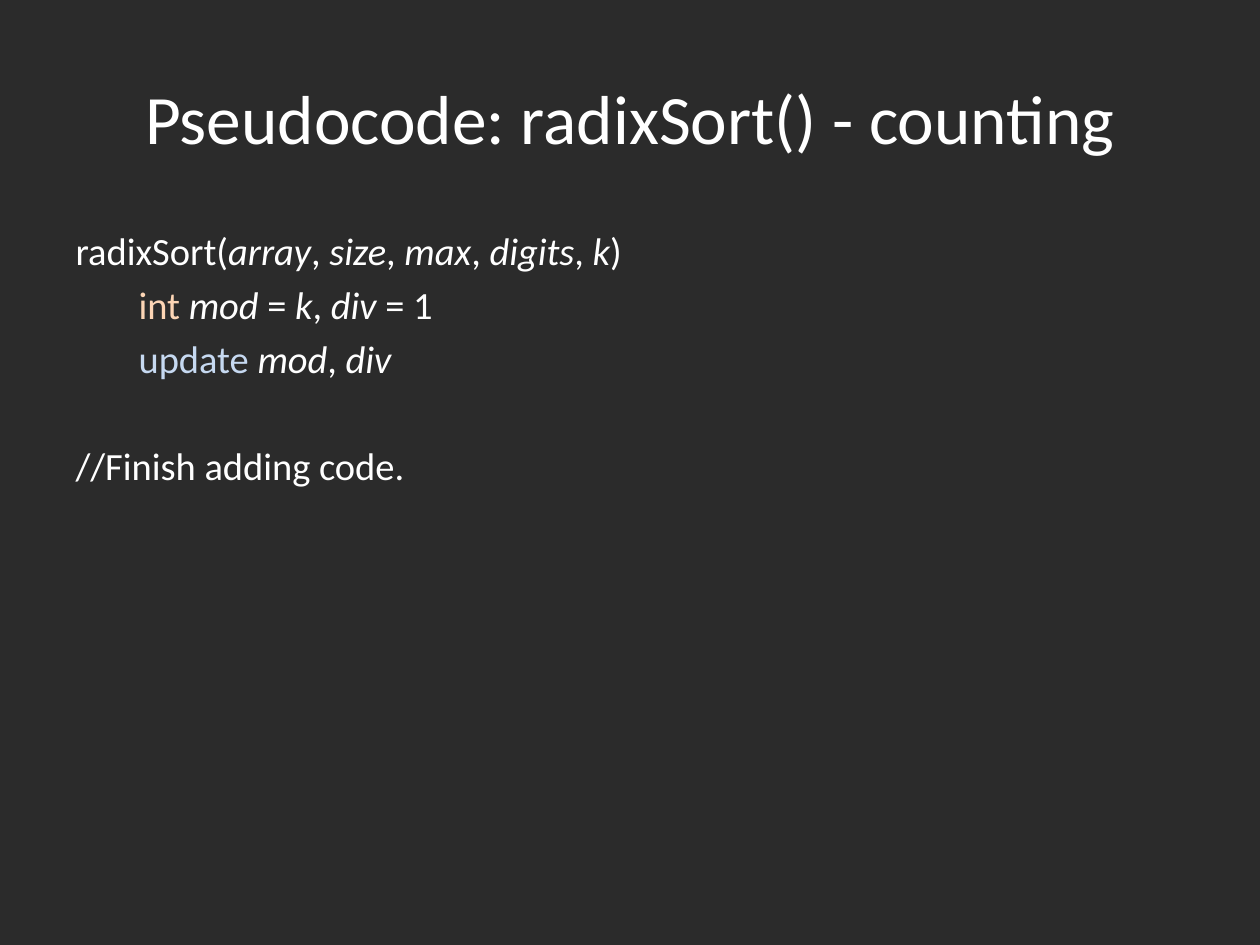
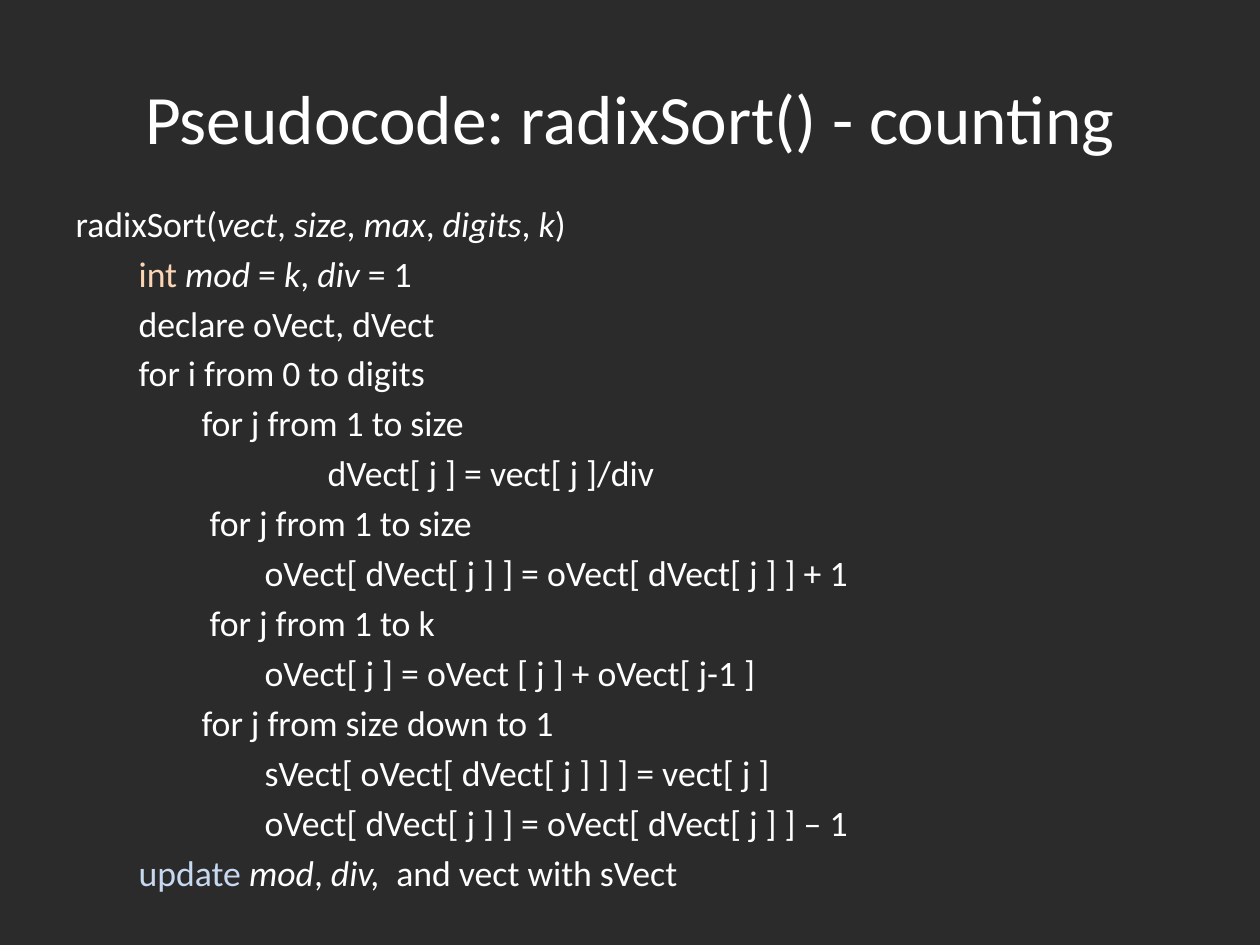
Before and after one commit to hyoshid1/project375, a slide deck: slide 8 of presentation_DRAFT.pptx. Drawn at 1260x945 pixels with LibreOffice and Linux fonts; fonts in the diff are those of the drawing; background and template pictures are left out; a plain dark background stands for a picture behind light text. Boxes give left, top, right and bottom in pixels: in the first picture for what was removed or moved away, otherwise in the second. Text is boxed around its words. In the diff, an @@ line names an element or a change of style, - is before the commit and + after.

Commit message:
ppt update

```diff
--- a/presentation_DRAFT.pptx
+++ b/presentation_DRAFT.pptx
@@ text "radixSort(vect, size, max, digits, k)": place and size @@
-text "radixSort(vect, size, max, digits, k)" at (76, 237, 622, 487)
+text "radixSort(vect, size, max, digits, k)" at (76, 211, 848, 892)
@@ text at (76, 211, 566, 243): text changed; size 22 to 20.4 pt @@
-radixSort(array, size, max, digits, k)
+radixSort(vect, size, max, digits, k)
@@ text at (139, 262, 412, 292): size 22 to 20.4 pt in "int mod = k, div = 1" @@
@@ text at (139, 312, 848, 892): text changed; size 22 to 20.4 pt @@
-update mod, div
-//Finish adding code.
+declare oVect, dVect
+for i from 0 to digits
+for j from 1 to size
+dVect[ j ] = vect[ j ]/div
+for j from 1 to size
+oVect[ dVect[ j ] ] = oVect[ dVect[ j ] ] + 1
+for j from 1 to k
+oVect[ j ] = oVect [ j ] + oVect[ j-1 ]
+for j from size down to 1
+sVect[ oVect[ dVect[ j ] ] ] = vect[ j ]
+oVect[ dVect[ j ] ] = oVect[ dVect[ j ] ] – 1
+update mod, div, and vect with sVect
```
